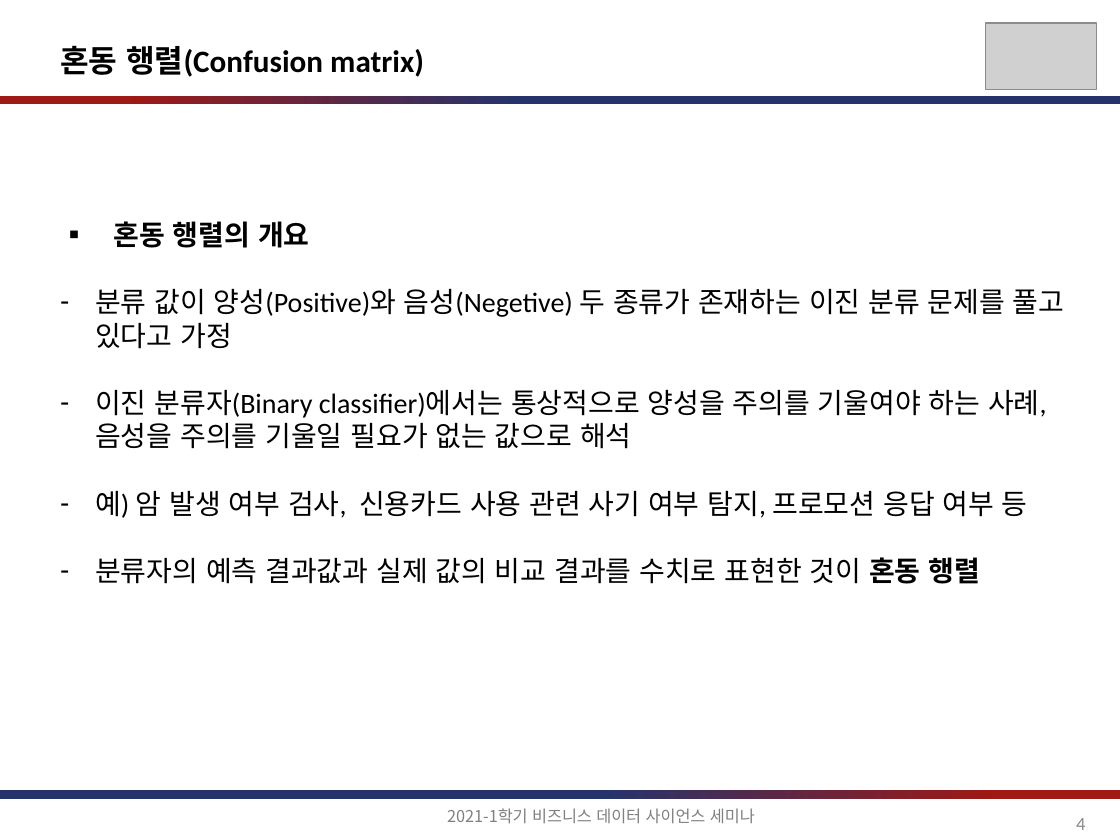
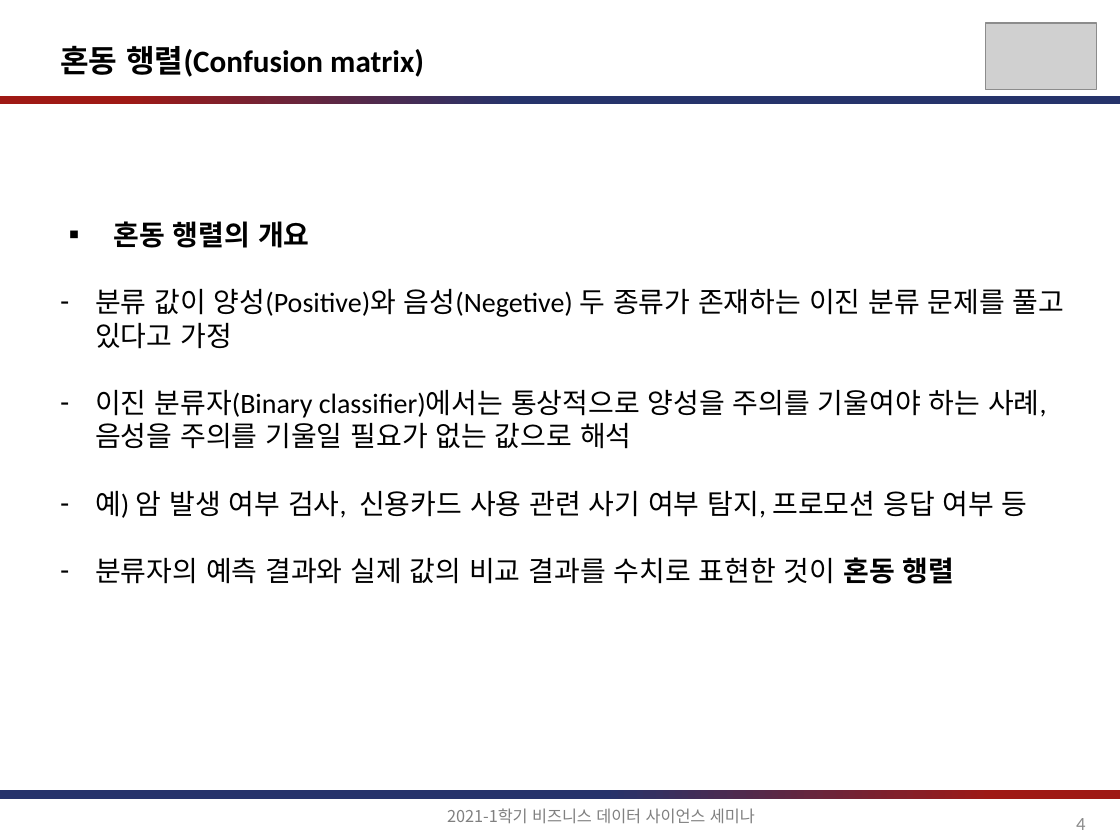
Before and after one commit to jihoahn9303/Seminar_For_Business_DS, a slide deck: slide 4 of document/비즈니스를_위한_데이터과학_7장.pptx. Drawn at 1120x840 pixels with LibreOffice and Linux fonts; fonts in the diff are those of the drawing; grey boxes stand for pictures. Boxes give left, top, right and bottom in pixels: in the first picture for what was removed or moved away, otherwise in the second. Text is boxed around its words. In the diff, an @@ line names an element or a change of style, - is before the commit and + after.

```diff
--- a/document/비즈니스를_위한_데이터과학_7장.pptx
+++ b/document/비즈니스를_위한_데이터과학_7장.pptx
@@ text at <box>95,557,955,584</box>: text changed @@
-– 분류자의 예측 결과값과 실제 값의 비교 결과를 수치로 표현한 것이 혼동 행렬
+– 분류자의 예측 결과와 실제 값의 비교 결과를 수치로 표현한 것이 혼동 행렬
```
Also in this commit, not shown: 5 other slides changed.
